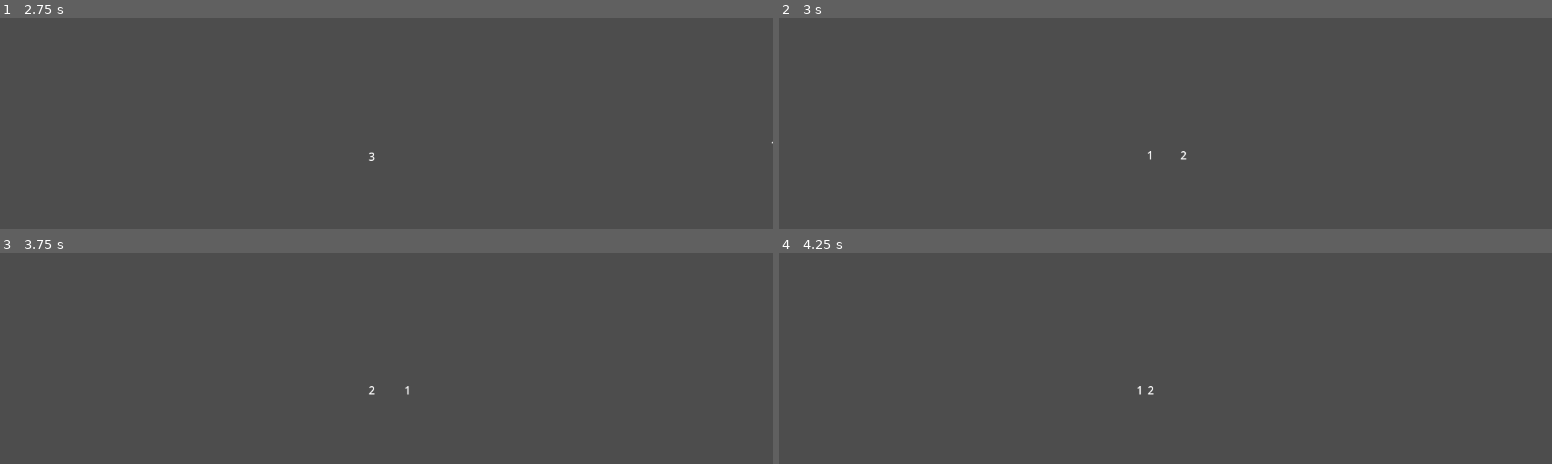
Above: before the commit, frames 1-4 (two rows, left to right).
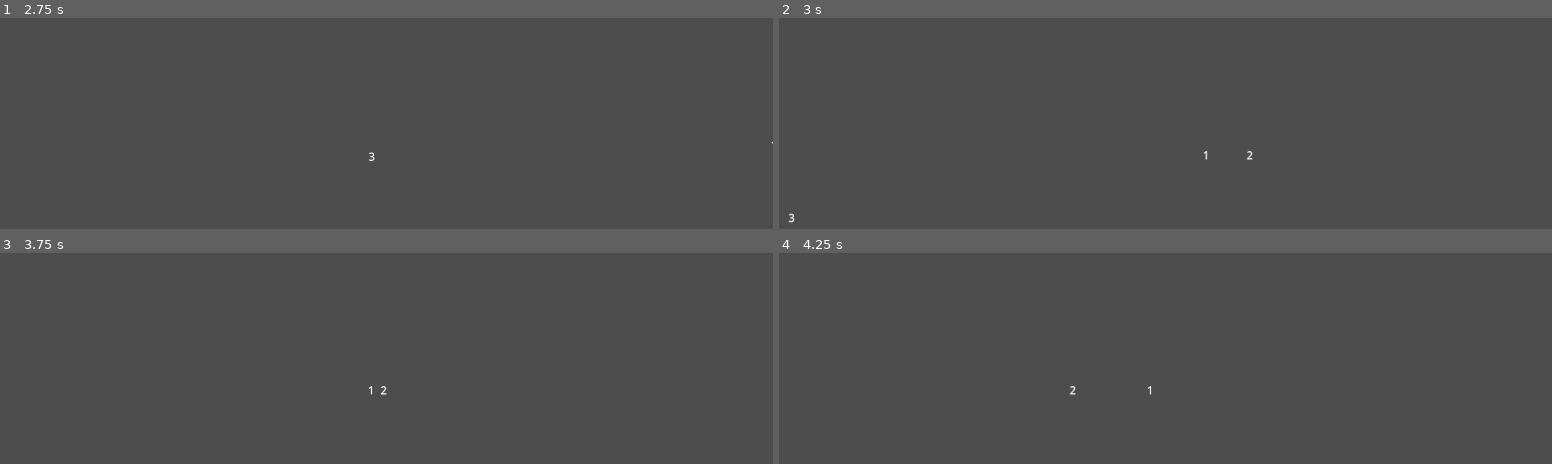
Above: after the commit, the same moments.

Repository: TrobadorFR/gmtk-game-jam-2025-project
Game: Godot game, scene res://scenes/main_scene.tscn
The game is run twice, just before and just after one commit, with the same random seed, the same clock (stepped at 60 frames per second) and the same inputs.
Inputs:
- Up to frame 1 (2.75 s): tap Enter (ui_accept) at 0.5, 0.77, 1.52 s; hold Right (ui_right) 0.53-2.03 s; tap Q (dbg_switch_char) at 0.6, 1.35, 2.1 s; hold Left (ui_left) from 2.03 s (still down)
- Up to frame 2 (3 s): tap Enter (ui_accept) at 2.75 s; release Left (ui_left) at 2.78 s; hold Right (ui_right) from 2.78 s (still down); tap Q (dbg_switch_char) at 2.85 s
- Up to frame 3 (3.75 s): keep holding Right (ui_right); tap Enter (ui_accept) at 3.02, 3.5 s; tap Q (dbg_switch_char) at 3.6 s
- Up to frame 4 (4.25 s): keep holding Right (ui_right); tap Enter (ui_accept) at 3.77 s

Frame 1 is identical in both runs. In frame 2, less than 0.1% of the frame differs, in the area x 1-62%, y 63-98%; in frame 3, less than 0.1%; in frame 4, less than 0.1%.

Commit message:
testing some stuff

Diff:
--- a/scenes/game_scene.tscn
+++ b/scenes/game_scene.tscn
@@ -46,3 +46,6 @@
 offset_bottom = -19.0
 text = "3"
 metadata/_edit_use_anchors_ = true
+
+[node name="Character4" parent="CharacterManager" instance=ExtResource("3_ycayy")]
+position = Vector2(507, 464)
